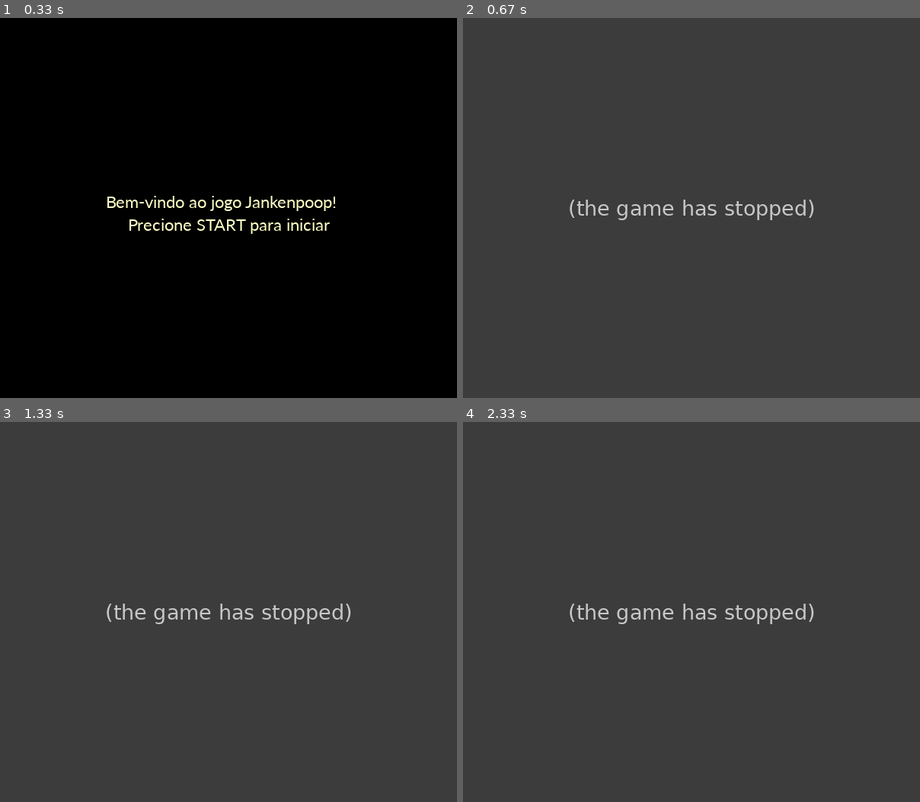
Above: before the commit, frames 1-4 (two rows, left to right).
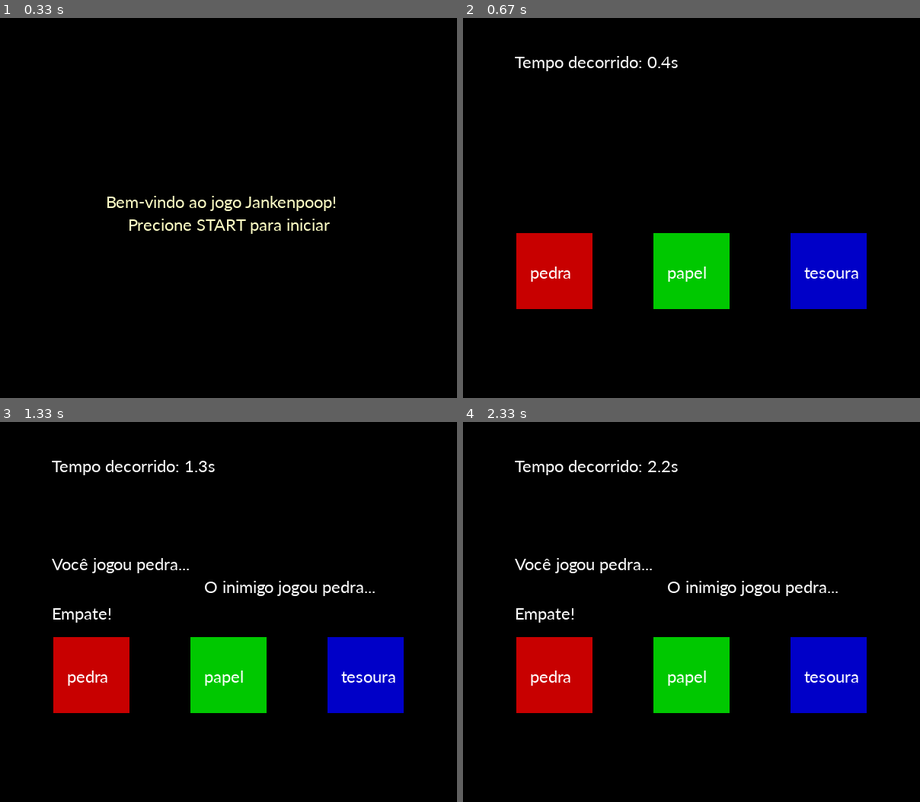
Above: after the commit, the same moments.

Repository: ifal-si-bacharel/jankenpoop
Game: pygame game, started from main.py
Same seed, same stepped clock (60 frames per second), same inputs: the game is played once before the commit and once after it.
Inputs (mouse positions are in pixels of both pictures, inside the frame that each line leads up to):
- Up to frame 1 (0.33 s): no input
- Up to frame 2 (0.67 s): tap Enter at 0.33 s
- Up to frame 3 (1.33 s): click (228, 638) at 0.8 s; click (86, 699) at 1.25 s
- Up to frame 4 (2.33 s): move the mouse to (856, 745) at 1.57 s; click (856, 745) at 1.8 s; move the mouse to (700, 482) at 2.17 s

Frame 1 is identical in both runs. In frame 2, 100% of the frame differs, in the area x 0-100%, y 0-100%; in frame 3, 100%; in frame 4, 100%.
Error before the commit: AttributeError: 'Button' object has no attribute 'buttonArea' (button.py line 33); the game stopped at 0.33 s (later frames are placeholders)

Commit message:
fix-time-insert

Diff:
--- a/src/common/components/button.py
+++ b/src/common/components/button.py
@@ -21,7 +21,7 @@
     """
     desenha botões na tela:
     """
-    pg.draw.rect(self.display, self.color, self.buttonArea)
+    pg.draw.rect(self.display, self.color, self.button_area)
 
     if self.name:
       text = Text(self.name, (255, 255, 255), self.coordx, self.coordy)
@@ -30,6 +30,6 @@
   def onclick(self, func):
     """verifica se o botão foi clicado"""
     mousePosition = pg.mouse.get_pos()
-    if self.buttonArea.collidepoint(mousePosition):
+    if self.button_area.collidepoint(mousePosition):
       if pg.mouse.get_pressed()[0] == 1:
         func()
--- a/src/modules/game_screen/game_screen.py
+++ b/src/modules/game_screen/game_screen.py
@@ -3,7 +3,9 @@
 from src.common.components.text import Text
 from src.modules.game_screen.script.match import player_choice
 import src.common.screen_display as screen
-
+import pygame
+import sys
+import pygame.time
 
 display = window()
 ytemplate = screen_height() / 1.5 - 50
@@ -33,23 +35,24 @@
     text = Text('', (255,255,255), 6,200)
     screen.switch_screen('menu')
 
-def pedra():
-  choice(1)
-def papel():
-  choice(2)
-def tesoura():
-  choice(3)
 
 def update_screen():
-  button_pedra.onclick(pedra)
-  button_papel.onclick(papel)
-  button_tesoura.onclick(tesoura)
+  button_pedra.onclick(lambda:choice(1))
+  button_papel.onclick(lambda:choice(2))
+  button_tesoura.onclick(lambda:choice(3))
+
+clock = pygame.time.Clock()
+tempo_inicio = pygame.time.get_ticks()
 
 def draw_screen():
-
   text.draw()
   player_choice_text.draw()
+  tempo_decorrido = (pygame.time.get_ticks() - tempo_inicio) / 1000
+  tempo_decorrido_texto = Text(f'Tempo decorrido: {tempo_decorrido:.1f}s', (255, 255, 255), 6, 6)
+  tempo_decorrido_texto.draw()
+  clock.tick()
   machine_choice_text.draw()
+  pygame.display.update()
   button_pedra.draw()
   button_papel.draw()
   button_tesoura.draw()
